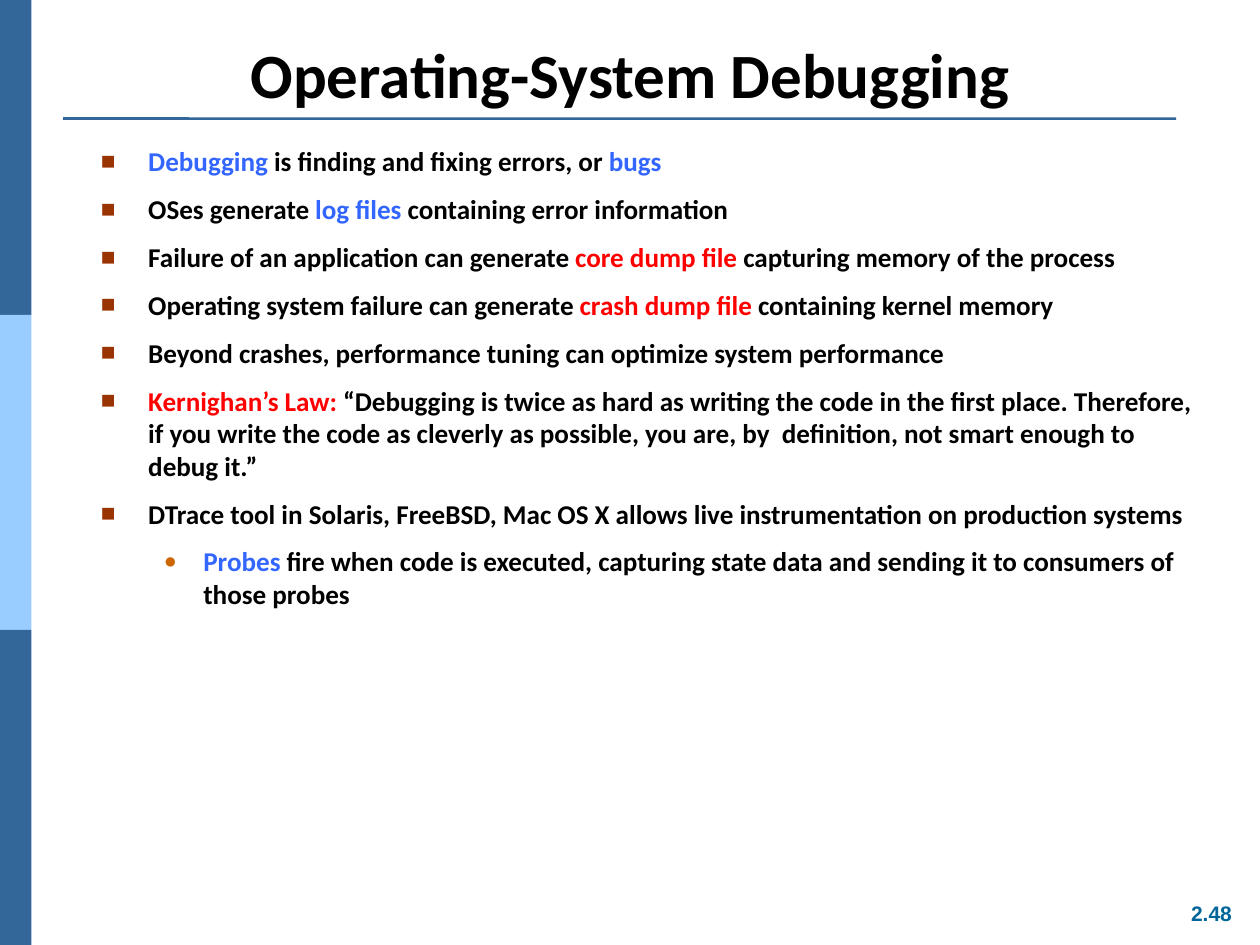
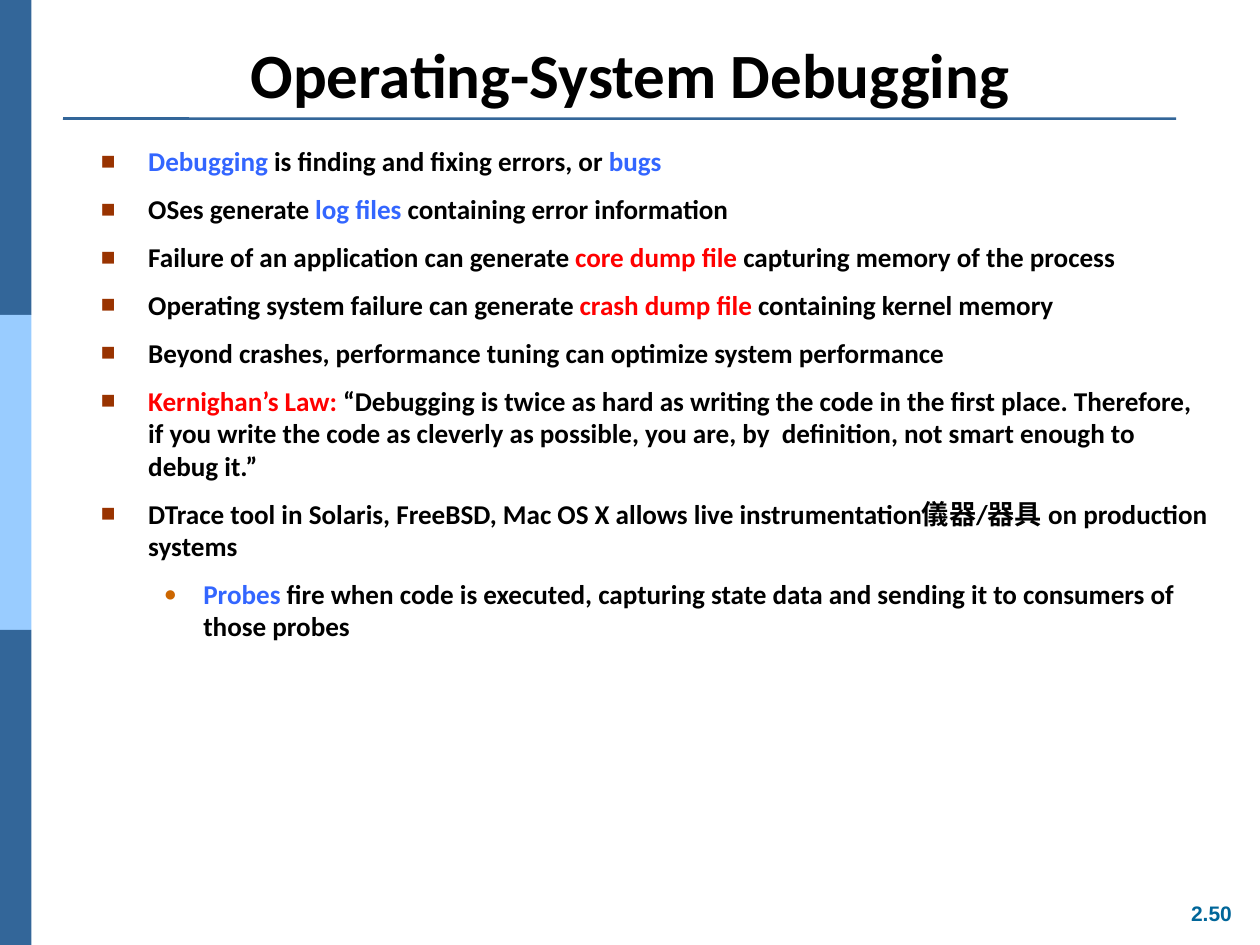
Before and after one commit to Yang09701194/OS_Learning, a slide deck: slide 50 of ch02.ppt (slide 48 before the commit). Drawn at 1260x945 pixels with LibreOffice and Linux fonts; fonts in the diff are those of the drawing. Boxes give left, top, right and bottom in pixels: in the first picture for what was removed or moved away, otherwise in the second. Text is boxed around its words. In the diff, an @@ line names an element or a change of style, - is before the commit and + after.

```diff
--- a/ch02.ppt
+++ b/ch02.ppt
@@ text at [148,501,1207,561]: text changed @@
-■ DTrace tool in Solaris, FreeBSD, Mac OS X allows live instrumentation on production systems
+■ DTrace tool in Solaris, FreeBSD, Mac OS X allows live instrumentation儀器/器具 on production systems
@@ page number at [1191,906,1232,922]: text changed @@
-2.48
+2.50
```
Also in this commit, not shown: 12 other slides changed, 2 slides added.
